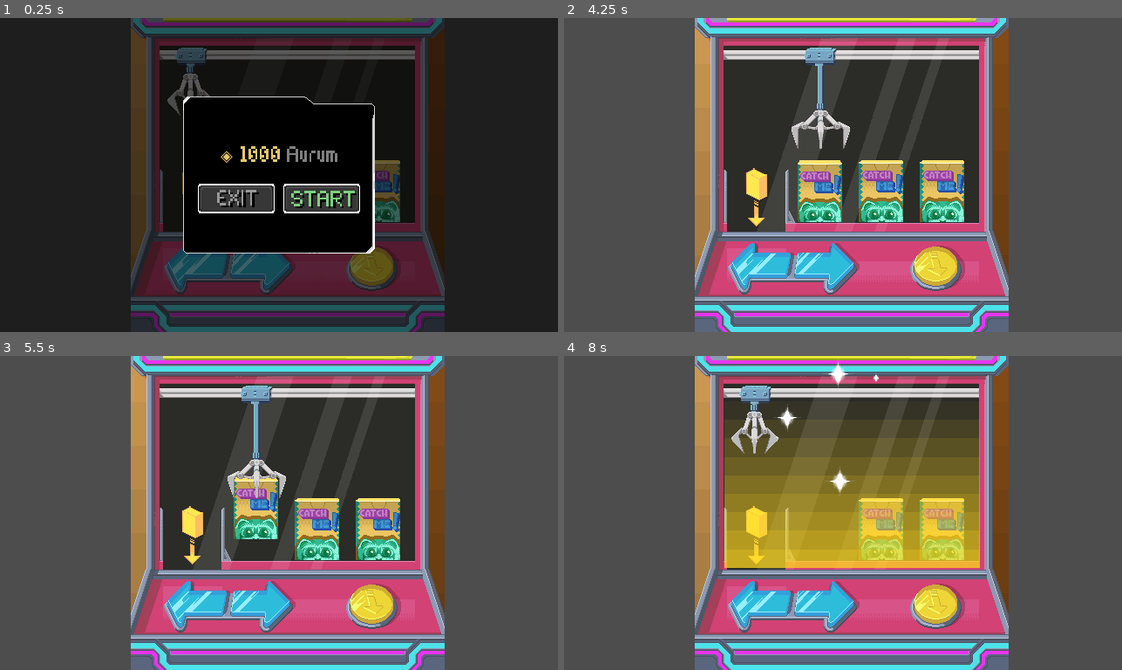
Above: before the commit, frames 1-4 (two rows, left to right).
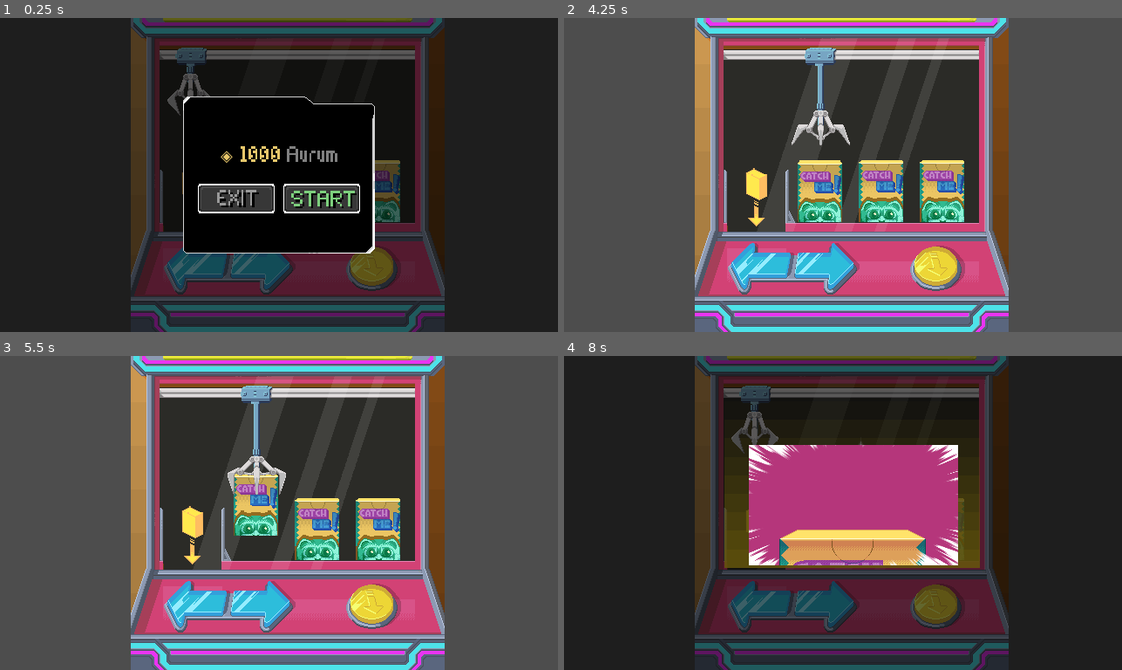
Above: after the commit, the same moments.

Repository: Sandy4j/crane_minigame
Game: Godot game, scene res://CraneMachine.tscn
The game is run twice, just before and just after one commit, with the same random seed, the same clock (stepped at 60 frames per second) and the same inputs.
Inputs (mouse positions are in pixels of both pictures, inside the frame that each line leads up to):
- Up to frame 1 (0.25 s): no input
- Up to frame 2 (4.25 s): click (759, 269) at 0.5 s; click (826, 269) at 1.25 s; click (937, 269) at 2 s; click "START" at 2.75 s; tap Enter at 3.5 s; hold Right (right) from 3.53 s (still down); hold Space (grab) from 3.53 s (still down)
- Up to frame 3 (5.5 s): release Right (right) at 4.28 s; release Space (grab) at 4.28 s; hold Left (left) 4.28-5.03 s; tap Space (grab) at 4.35 s; hold Right (right) from 5.03 s (still down); hold Space (grab) from 5.03 s (still down)
- Up to frame 4 (8 s): release Space (grab) at 5.78 s; tap Space (grab) at 5.85, 7.35 s; release Right (right) at 6.53 s; hold Space (grab) 6.53-7.28 s; hold Left (left) from 6.53 s (still down)

The runs differ from the first frame. In frame 1, 0.5% of the frame differs, in the area x 28-75%, y 8-69%; in frame 2, 0.9%; in frame 3, 1.9%; in frame 4, 100%, in the area x 0-100%, y 0-100%.

Commit message:
feat: update crane machine tscn structure

Diff:
--- a/CraneMachine.tscn
+++ b/CraneMachine.tscn
@@ -2,7 +2,7 @@
 
 [ext_resource type="Script" path="res://Scripts/CraneMachine.gd" id="1_eb7fx"]
 [ext_resource type="Texture2D" uid="uid://cb4mcxm6glm5x" path="res://Asset/Crane_BG_C.png" id="2_6flr6"]
-[ext_resource type="Texture2D" uid="uid://lr8ejdnq26sc" path="res://Asset/Crane_Main.png" id="3_fop12"]
+[ext_resource type="Texture2D" uid="uid://dqpdvxwf1xkrq" path="res://Asset/New folder/Crane_Main_Inner.png" id="3_rkysb"]
 [ext_resource type="Texture2D" uid="uid://bkknqndlbm644" path="res://Asset/Crane_Glass.png" id="4_qpvyu"]
 [ext_resource type="Texture2D" uid="uid://c0viccrrfqsep" path="res://Asset/New folder/Crane_Main_Outer.png" id="4_yny2s"]
 [ext_resource type="Texture2D" uid="uid://ct1fhqjfc1s00" path="res://Asset/Crane_UI_Empty.png" id="5_g8f33"]
@@ -40,7 +40,6 @@
 [ext_resource type="Texture2D" uid="uid://xeuksubbwjqo" path="res://Asset/montage/montage_blindbox_a_0001.png" id="29_c4mwt"]
 [ext_resource type="Script" path="res://UI/CraneResult.gd" id="30_1lhj6"]
 [ext_resource type="Texture2D" uid="uid://bqaqxf7v7c0fo" path="res://Asset/montage/montage_blindbox_a_0002.png" id="30_oima2"]
-[ext_resource type="Texture2D" uid="uid://ddu2qebl4iarr" path="res://Asset/font/ui_main_itemframe_imagebox.png" id="31_av6m3"]
 [ext_resource type="Texture2D" uid="uid://cgttxflk3l3u4" path="res://Asset/montage/montage_blindbox_a_0003.png" id="31_lt7af"]
 [ext_resource type="Script" path="res://UI/montage_blindboxopen.gd" id="31_wif3s"]
 [ext_resource type="Script" path="res://UI/CraneEmpty.gd" id="32_3fryq"]
@@ -58,6 +57,7 @@
 [ext_resource type="Texture2D" uid="uid://dorku7u7li4wu" path="res://Asset/montage/montage_blindbox_a_0014.png" id="42_viavn"]
 [ext_resource type="Texture2D" uid="uid://buw07ghg0b5xu" path="res://Asset/montage/montage_blindbox_a_0015.png" id="43_vuwcb"]
 [ext_resource type="Shader" path="res://UI/Shader/speedlines.gdshader" id="45_ej7dx"]
+[ext_resource type="Texture2D" uid="uid://bbgajjqd0ucp4" path="res://Asset/font/ui_interaction_item_bg.png" id="57_goqs6"]
 
 [sub_resource type="Curve" id="Curve_cl54m"]
 _data = [Vector2(0, 0), 0.0, 0.0, 0, 0, Vector2(0.2, 1), 0.0, 0.0, 0, 0, Vector2(0.8, 1), 0.0, 0.0, 0, 0, Vector2(1, 0), 0.0, 0.0, 0, 0]
@@ -298,27 +298,28 @@
 position = Vector2(330, 172)
 texture = ExtResource("2_6flr6")
 
-[node name="Main" type="Sprite2D" parent="."]
+[node name="Inner" type="Sprite2D" parent="."]
 texture_filter = 1
 position = Vector2(330, 123)
-texture = ExtResource("3_fop12")
-
-[node name="Outer" type="Sprite2D" parent="Main"]
+texture = ExtResource("3_rkysb")
+offset = Vector2(0, 20)
+
+[node name="Outer" type="Sprite2D" parent="Inner"]
 texture = ExtResource("4_yny2s")
 
-[node name="Glass" type="Sprite2D" parent="Main"]
+[node name="Glass" type="Sprite2D" parent="Inner"]
 texture = ExtResource("4_qpvyu")
 
-[node name="EmptyLabel" type="Sprite2D" parent="Main"]
+[node name="EmptyLabel" type="Sprite2D" parent="Inner"]
 position = Vector2(10, 0)
 texture = ExtResource("5_g8f33")
 
-[node name="ButtonMachine" type="Sprite2D" parent="Main"]
+[node name="ButtonMachine" type="Sprite2D" parent="Inner"]
 z_index = 2
 position = Vector2(0, 182)
 texture = ExtResource("6_28doa")
 
-[node name="Control" type="Control" parent="Main/ButtonMachine"]
+[node name="Control" type="Control" parent="Inner/ButtonMachine"]
 layout_mode = 3
 anchors_preset = 15
 anchor_right = 1.0
@@ -331,7 +332,7 @@
 grow_vertical = 2
 script = ExtResource("32_ctrlb")
 
-[node name="LeftBtn" type="TextureButton" parent="Main/ButtonMachine/Control"]
+[node name="LeftBtn" type="TextureButton" parent="Inner/ButtonMachine/Control"]
 layout_mode = 0
 offset_left = 37.0
 offset_top = 12.0
@@ -340,7 +341,7 @@
 texture_normal = ExtResource("8_fle1t")
 texture_pressed = ExtResource("9_0qj4b")
 
-[node name="RightBtn" type="TextureButton" parent="Main/ButtonMachine/Control"]
+[node name="RightBtn" type="TextureButton" parent="Inner/ButtonMachine/Control"]
 layout_mode = 0
 offset_left = 114.0
 offset_top = 12.0
@@ -349,7 +350,7 @@
 texture_normal = ExtResource("10_q5uit")
 texture_pressed = ExtResource("11_a2hws")
 
-[node name="GrabBtn" type="TextureButton" parent="Main/ButtonMachine/Control"]
+[node name="GrabBtn" type="TextureButton" parent="Inner/ButtonMachine/Control"]
 layout_mode = 0
 offset_left = 246.0
 offset_top = 15.0
@@ -358,16 +359,16 @@
 texture_normal = ExtResource("12_36ie7")
 texture_pressed = ExtResource("13_00jma")
 
-[node name="VFXSucces" type="Node2D" parent="Main"]
+[node name="VFXSucces" type="Node2D" parent="Inner"]
 script = ExtResource("23_vfx01")
 
-[node name="Overlay" type="Sprite2D" parent="Main/VFXSucces"]
+[node name="Overlay" type="Sprite2D" parent="Inner/VFXSucces"]
 visible = false
 z_index = 2
 position = Vector2(1, 25)
 texture = ExtResource("6_ny6c0")
 
-[node name="GPUParticles2D" type="GPUParticles2D" parent="Main/VFXSucces"]
+[node name="GPUParticles2D" type="GPUParticles2D" parent="Inner/VFXSucces"]
 z_index = 3
 emitting = false
 amount = 4
@@ -375,10 +376,10 @@
 texture = ExtResource("7_mc0b0")
 lifetime = 0.4
 
-[node name="VFXFailure" type="Node2D" parent="Main/VFXSucces"]
+[node name="VFXFailure" type="Node2D" parent="Inner/VFXSucces"]
 texture_filter = 1
 
-[node name="Overlay" type="AnimatedSprite2D" parent="Main/VFXSucces/VFXFailure"]
+[node name="Overlay" type="AnimatedSprite2D" parent="Inner/VFXSucces/VFXFailure"]
 visible = false
 z_index = 1
 position = Vector2(0, 2)
@@ -468,7 +469,6 @@
 shape = SubResource("RectangleShape2D_36kft")
 
 [node name="DropZone" type="Area2D" parent="."]
-visible = false
 position = Vector2(220, 306)
 
 [node name="CollisionShape2D" type="CollisionShape2D" parent="DropZone"]
@@ -750,7 +750,6 @@
 vertical_alignment = 1
 
 [node name="ResultRoot" type="Control" parent="PopupUI"]
-visible = false
 texture_filter = 1
 layout_mode = 3
 anchors_preset = 15
@@ -776,17 +775,17 @@
 anchor_top = 0.5
 anchor_right = 0.5
 anchor_bottom = 0.5
-offset_left = -90.0
-offset_top = -120.0
-offset_right = 90.0
-offset_bottom = 120.0
-grow_horizontal = 2
-grow_vertical = 2
-texture = ExtResource("15_cuckp")
-patch_margin_left = 12
-patch_margin_top = 12
-patch_margin_right = 20
-patch_margin_bottom = 12
+offset_left = -120.0
+offset_top = -140.0
+offset_right = 120.0
+offset_bottom = 140.0
+grow_horizontal = 2
+grow_vertical = 2
+texture = ExtResource("57_goqs6")
+patch_margin_left = 10
+patch_margin_top = 10
+patch_margin_right = 10
+patch_margin_bottom = 10
 
 [node name="VLayout" type="VBoxContainer" parent="PopupUI/ResultRoot/Panel"]
 layout_mode = 1
@@ -799,32 +798,19 @@
 offset_bottom = -14.0
 grow_horizontal = 2
 grow_vertical = 2
-theme_override_constants/separation = 12
+theme_override_constants/separation = 8
 alignment = 1
 
-[node name="ImageFrame" type="TextureRect" parent="PopupUI/ResultRoot/Panel/VLayout"]
-custom_minimum_size = Vector2(100, 100)
+[node name="ItemImage" type="TextureRect" parent="PopupUI/ResultRoot/Panel/VLayout"]
+custom_minimum_size = Vector2(80, 80)
 layout_mode = 2
 size_flags_horizontal = 4
-texture = ExtResource("31_av6m3")
-expand_mode = 1
-stretch_mode = 6
-
-[node name="ItemImage" type="TextureRect" parent="PopupUI/ResultRoot/Panel/VLayout/ImageFrame"]
-layout_mode = 1
-anchors_preset = 8
-anchor_left = 0.5
-anchor_top = 0.5
-anchor_right = 0.5
-anchor_bottom = 0.5
-offset_left = -28.0
-offset_top = -28.0
-offset_right = 28.0
-offset_bottom = 28.0
-grow_horizontal = 2
-grow_vertical = 2
 stretch_mode = 5
 metadata/node_id = "box_image"
+
+[node name="RarityStars" type="HBoxContainer" parent="PopupUI/ResultRoot/Panel/VLayout"]
+layout_mode = 2
+size_flags_horizontal = 4
 
 [node name="ItemName" type="Label" parent="PopupUI/ResultRoot/Panel/VLayout"]
 layout_mode = 2
@@ -950,7 +936,7 @@
 horizontal_alignment = 1
 vertical_alignment = 1
 
-[connection signal="pressed" from="Main/ButtonMachine/Control/LeftBtn" to="Main/ButtonMachine/Control" method="_on_left_btn_pressed"]
-[connection signal="pressed" from="Main/ButtonMachine/Control/RightBtn" to="Main/ButtonMachine/Control" method="_on_right_btn_pressed"]
-[connection signal="pressed" from="Main/ButtonMachine/Control/GrabBtn" to="Main/ButtonMachine/Control" method="_on_grab_btn_pressed"]
+[connection signal="pressed" from="Inner/ButtonMachine/Control/LeftBtn" to="Inner/ButtonMachine/Control" method="_on_left_btn_pressed"]
+[connection signal="pressed" from="Inner/ButtonMachine/Control/RightBtn" to="Inner/ButtonMachine/Control" method="_on_right_btn_pressed"]
+[connection signal="pressed" from="Inner/ButtonMachine/Control/GrabBtn" to="Inner/ButtonMachine/Control" method="_on_grab_btn_pressed"]
 [connection signal="area_shape_entered" from="DropZone" to="." method="_on_drop_zone_area_shape_entered"]
--- a/Scripts/CraneClaw.gd
+++ b/Scripts/CraneClaw.gd
@@ -1,7 +1,7 @@
 extends Area2D
 
 @export var drop_speed: float = 60.0
-@export var max_drop: float = 80.0
+@export var max_drop: float = 78.0
 
 @export var grab_offset: Vector2 = Vector2(0,35)
 @export var open_anim_threshold: float = 40.0
--- a/Scripts/CraneMachine.gd
+++ b/Scripts/CraneMachine.gd
@@ -18,11 +18,11 @@
 
 @onready var train = $CraneTrain
 @onready var claw = $CraneTrain/CraneClaw
-@onready var vfx_manager = $Main/VFXSucces
+@onready var vfx_manager = $Inner/VFXSucces
 @onready var boxes = $Boxes
 @onready var montage = $Montage/montage_blindboxopen
 
-@onready var empty_label = $Main/EmptyLabel
+@onready var empty_label = $Inner/EmptyLabel
 @onready var ui = $UI
 @onready var popup = $PopupUI/PopupRoot
 @onready var result = $PopupUI/ResultRoot
@@ -134,17 +134,15 @@
 ## Signal dari area drop zone
 func _on_drop_zone_area_shape_entered(_area_rid, area, _area_shape_index, _local_shape_index):
 	if area.is_in_group("box"):
-		var item_texture: Texture2D = null
-		var item_name: String = area.name
-		var sprite = area.get_node_or_null("Sprite2D")
-		if sprite:
-			item_texture = sprite.texture
+		var box_texture = null
+		if area.has_node("Sprite2D"):
+			box_texture = area.get_node("Sprite2D").texture
 
 		area.queue_free()
 		vfx_manager.play_success_vfx()
 		await vfx_manager.vfx_finished
-		await montage.play_montage()
-		result.show_result(item_name, item_texture)
+		await montage.play_montage(box_texture)
+		result.show_result()
 
 func _on_result_closed() -> void:
 	vfx_manager.stop_success_vfx()
